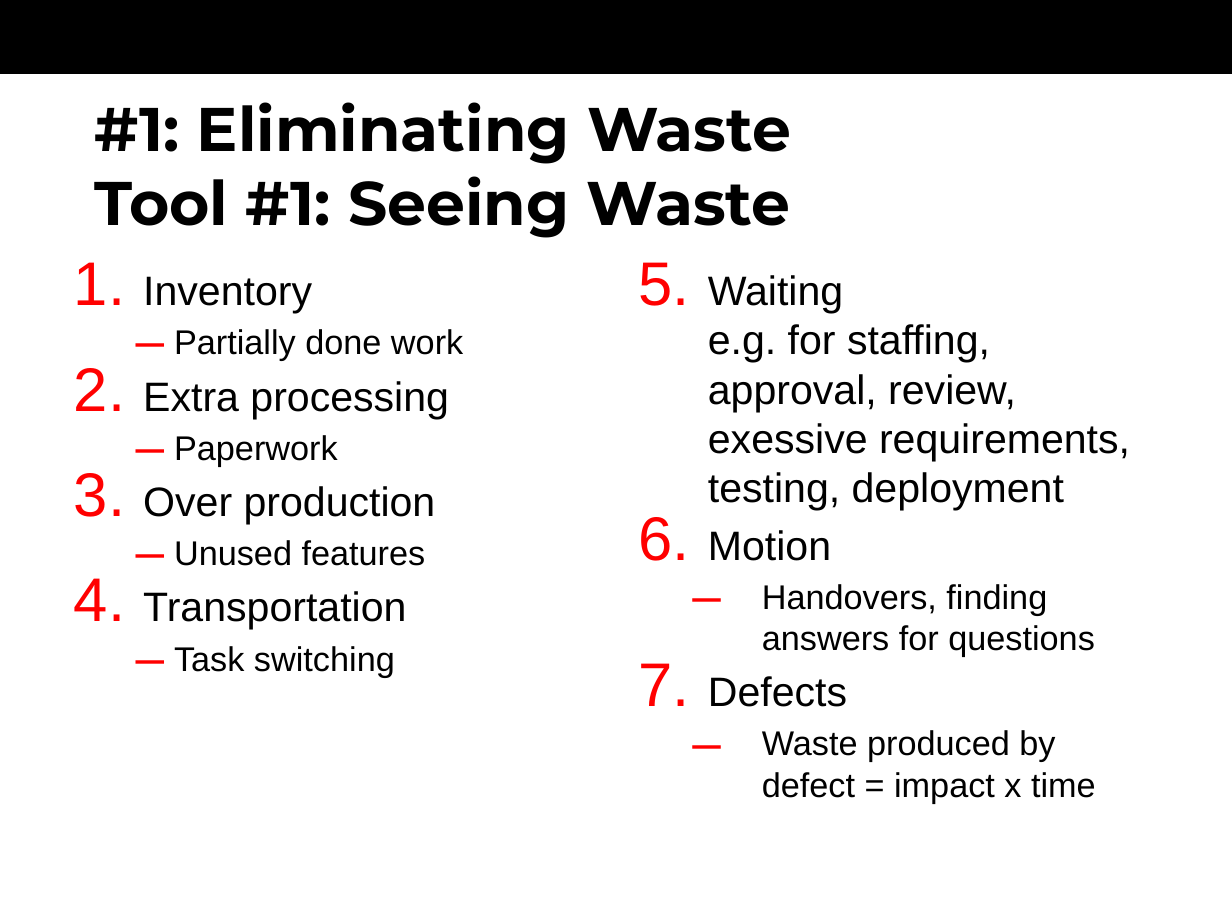
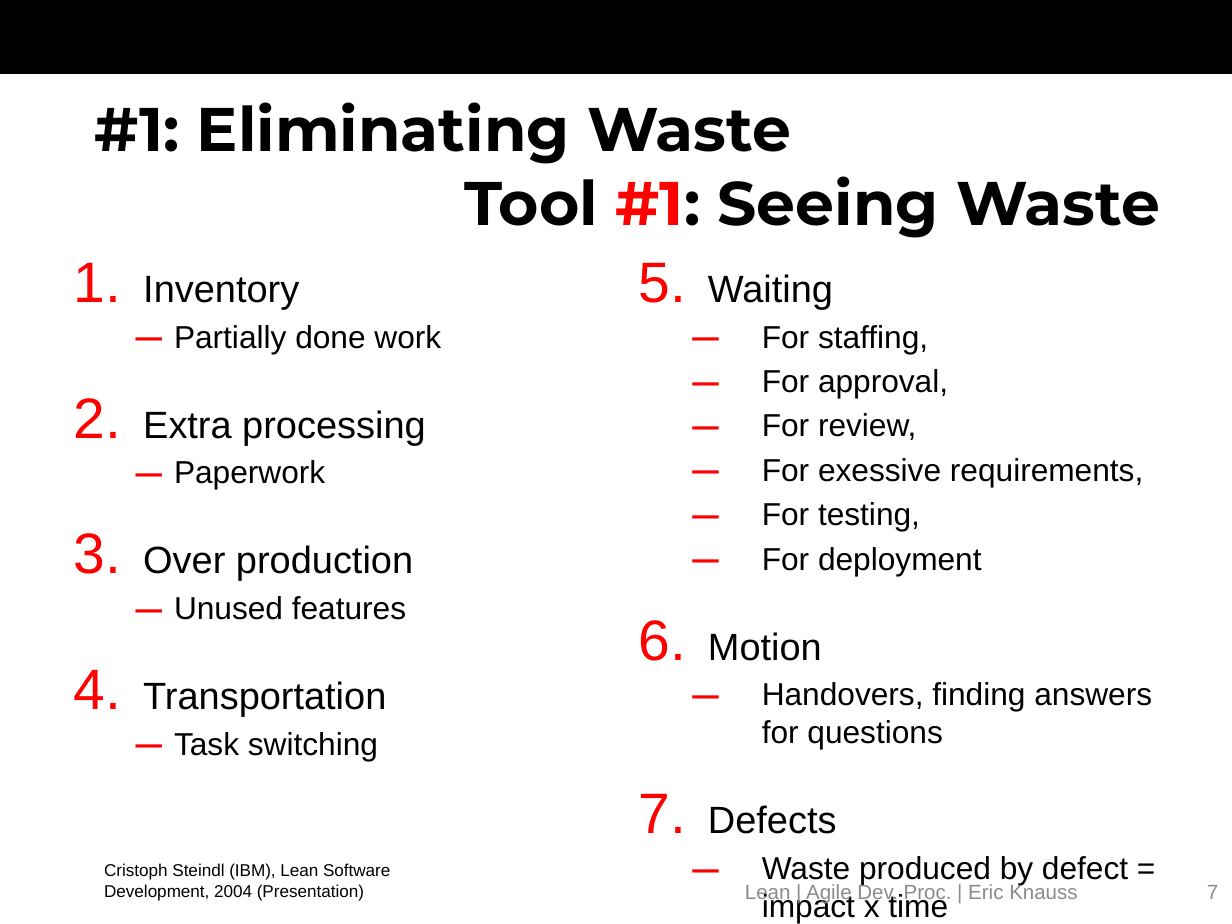
Before and after one commit to oerich/EDA397, a slide deck: slide 7 of Slides/src/agile-dev-processes-7-lean.pptx. Drawn at 1232x924 pixels with LibreOffice and Linux fonts; fonts in the diff are those of the drawing; background and template pictures are left out. Boxes give left, top, right and bottom in pixels: in the first picture for what was removed or moved away, otherwise in the second. Text is boxed around its words. In the diff, an @@ line names an element or a change of style, - is before the commit and + after.

Commit message:
Working on Lean slides

```diff
--- a/Slides/src/agile-dev-processes-7-lean.pptx
+++ b/Slides/src/agile-dev-processes-7-lean.pptx
@@ title "#1: Eliminating Waste Tool #1: ..." at [95, 102, 1160, 238]: text colour #000000 to #FF0000 in "#1:" @@
@@ text "Inventory" at [143, 276, 441, 760]: size 24 to 22.2 pt in "Inventory", "Extra processing", "Over production", "Transportation"; size 20 to 18.5 pt in "Partially done work", "Paperwork", "Unused features", "Task switching" @@
@@ text at [708, 274, 1143, 575]: text changed; size 24 to 18.5 pt @@
-5. Waiting
-   e.g. for staffing, approval, review, exessive requirements, testing, deployment
+5. Waiting
+  – For staffing,
+  – For approval,
+  – For review,
+  – For exessive requirements,
+  – For testing,
+  – For deployment
@@ text at [708, 632, 1152, 923]: size 24 to 22.2 pt in "Motion", "Defects"; size 20 to 18.5 pt in "Handovers, finding answers for questions", "Waste produced by defect = impact x ..." @@
@@ text added at [104, 863, 390, 901], 10 pt, text #000000 @@
+Cristoph Steindl (IBM), Lean Software Development, 2004 (Presentation)
@@ text added at [745, 883, 1077, 904], 12 pt, text #8C8C8C @@
+Lean | Agile Dev. Proc. | Eric Knauss
@@ page number added at [1207, 885, 1218, 899], 12 pt, text #8C8C8C @@
+7
```
Also in this commit, not shown: 12 other slides changed, 1 slide added, 1 slide removed.
